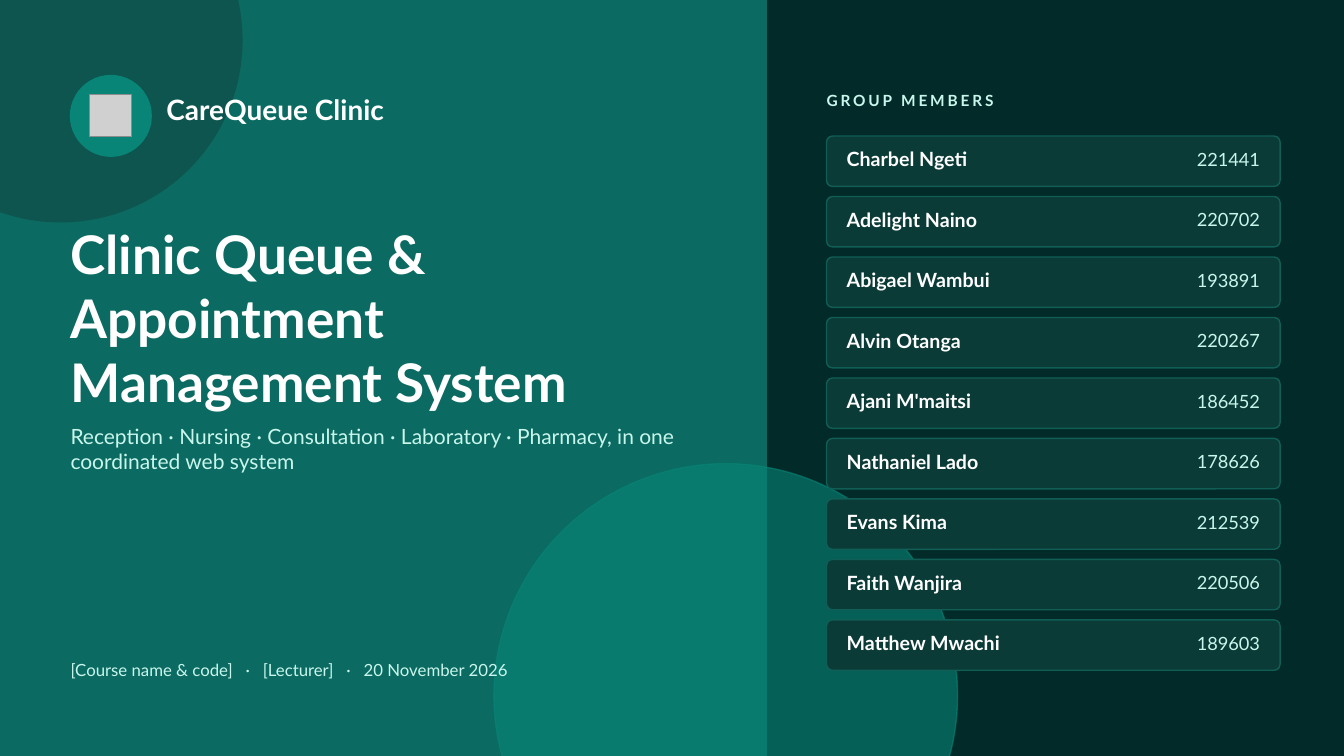
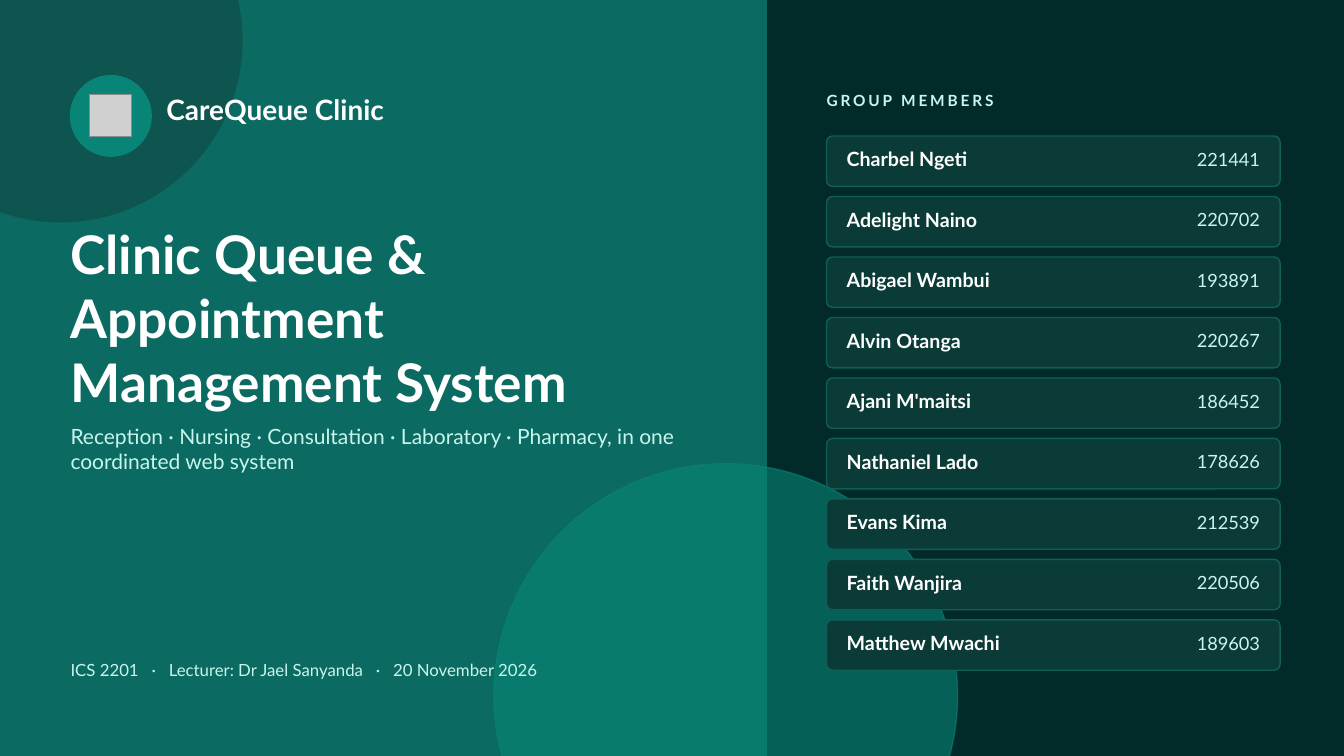
Before and after one commit to charbelngeti/clinic-queue-management-system, a slide deck: slide 1 of docs/presentation/CareQueue-Presentation.pptx. Drawn at 1344x756 pixels with LibreOffice and Linux fonts; fonts in the diff are those of the drawing; grey boxes stand for pictures. Boxes give left, top, right and bottom in pixels: in the first picture for what was removed or moved away, otherwise in the second. Text is boxed around its words. In the diff, an @@ line names an element or a change of style, - is before the commit and + after.

```diff
--- a/docs/presentation/CareQueue-Presentation.pptx
+++ b/docs/presentation/CareQueue-Presentation.pptx
@@ text at box(71, 663, 537, 679): text changed @@
-[Course name & code] · [Lecturer] · 20 November 2026
+ICS 2201 · Lecturer: Dr Jael Sanyanda · 20 November 2026
```
Also in this commit, not shown: 1 other file.
